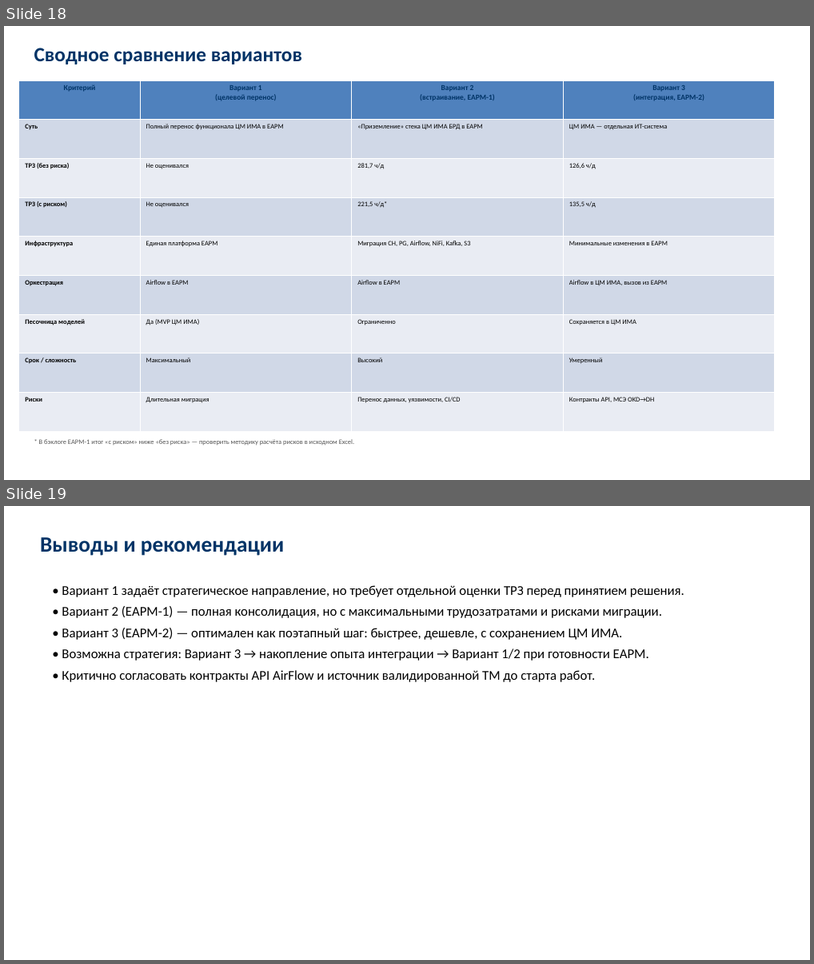
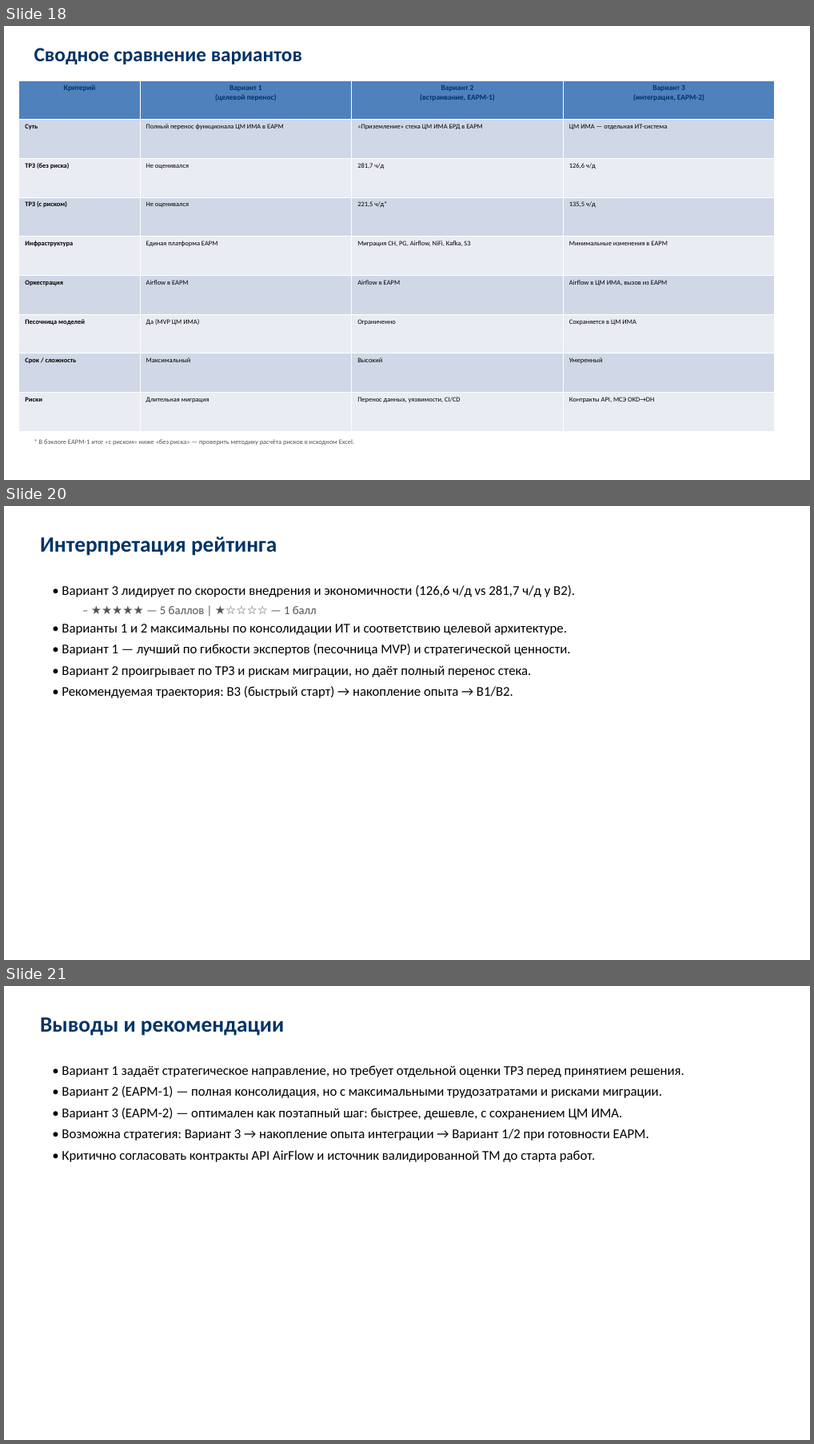
Before and after one commit to KMNV777/main_arsen, a slide deck: docs/presentations/CM_IMA_EAPM_variants_comparison.pptx. Shown one above the other, each under a label of ours: slides 18 and 19 before the commit, slides 18, 20 and 21 after it; the slides between them are not shown. The pictures are 814x964 and 814x1444 pixels, drawn with LibreOffice and Linux fonts; fonts in the diff are those of the drawing. Boxes give left, top, right and bottom in pixels: in the first picture for what was removed or moved away, otherwise in the second. Text is boxed around its words. In the diff, an @@ line names an element or a change of style, - is before the commit and + after.

```diff
--- a/docs/presentations/CM_IMA_EAPM_variants_comparison.pptx
+++ b/docs/presentations/CM_IMA_EAPM_variants_comparison.pptx
@@ slide 20 added at <box>4,506,810,960</box>, background #FFFFFF @@
@@ text added at <box>40,536,277,556</box>, 26 pt, text #003366, bold @@
+Интерпретация рейтинга
@@ text added at <box>62,585,575,698</box>, 16 pt, text #000000 @@
+• Вариант 3 лидирует по скорости внедрения и экономичности (126,6 ч/д vs 281,7 ч/д у В2).
+  – ★★★★★ — 5 баллов | ★☆☆☆☆ — 1 балл
+• Варианты 1 и 2 максимальны по консолидации ИТ и соответствию целевой архитектуре.
+• Вариант 1 — лучший по гибкости экспертов (песочница MVP) и стратегической ценности.
+• Вариант 2 проигрывает по ТРЗ и рискам миграции, но даёт полный перенос стека.
+• Рекомендуемая траектория: В3 (быстрый старт) → накопление опыта → В1/В2.
@@ what was slide 19 is now slide 21 @@
```
Also in this commit, not shown: 1 other slide added, 4 other files.
